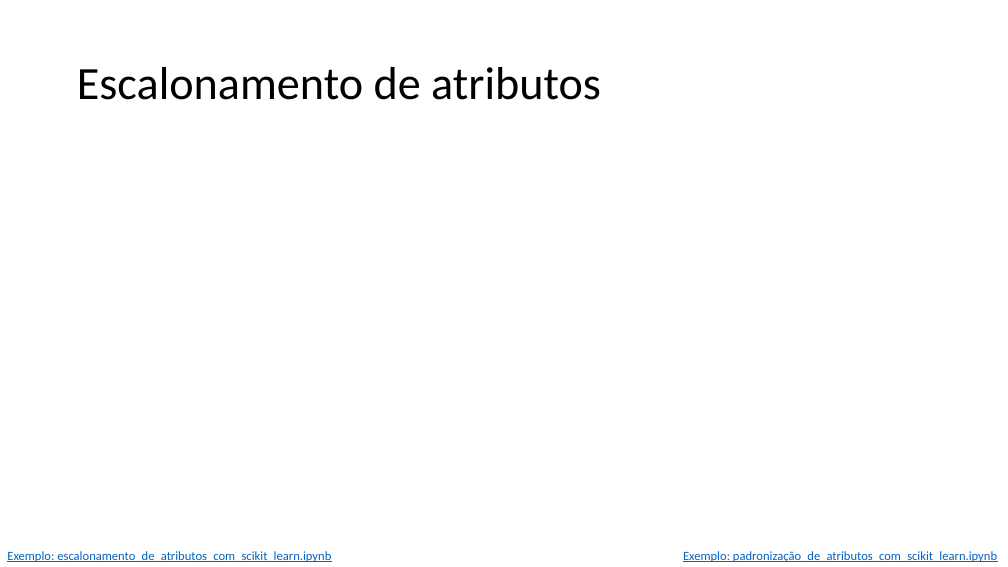
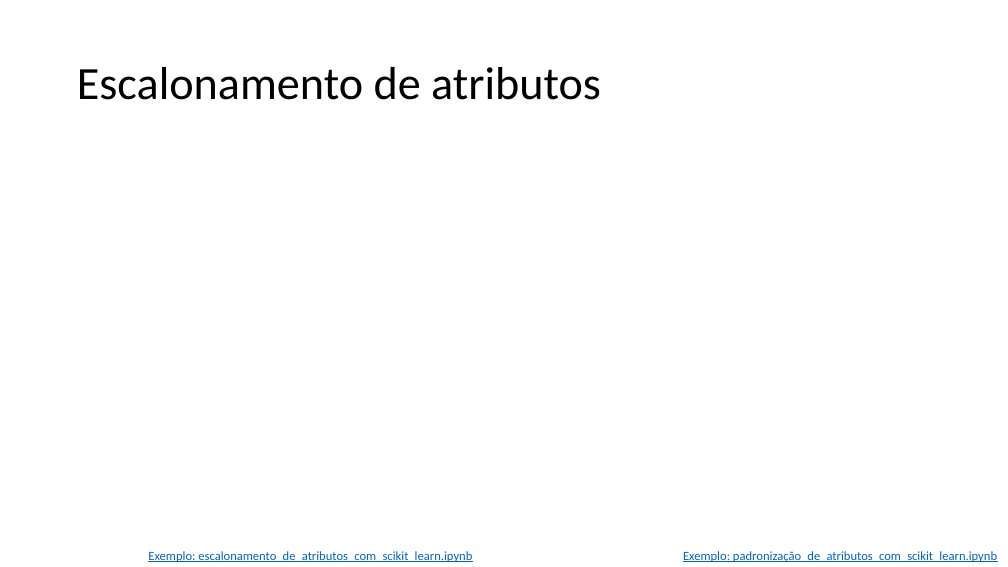
Before and after one commit to zz4fap/t319_aprendizado_de_maquina, a slide deck: slide 10 of slides/T319_Regressão_Linear (Parte IV).pptx (slide 8 before the commit). Drawn at 1008x567 pixels with LibreOffice and Linux fonts; fonts in the diff are those of the drawing; grey boxes stand for pictures. Boxes give left, top, right and bottom in pixels: in the first picture for what was removed or moved away, otherwise in the second. Text is boxed around its words. In the diff, an @@ line names an element or a change of style, - is before the commit and + after.

```diff
--- a/slides/T319_Regressão_Linear (Parte IV).pptx
+++ b/slides/T319_Regressão_Linear (Parte IV).pptx
@@ text "Exemplo: escalonamento_de_atributos_com_scikit_learn.ipynb": place and size @@
-text "Exemplo: escalonamento_de_atributos_com_scikit_learn.ipynb" at [7, 551, 331, 562]
+text "Exemplo: escalonamento_de_atributos_com_scikit_learn.ipynb" at [148, 551, 472, 562]
```
Also in this commit, not shown: 5 other slides changed, 4 slides added, 2 other files.
